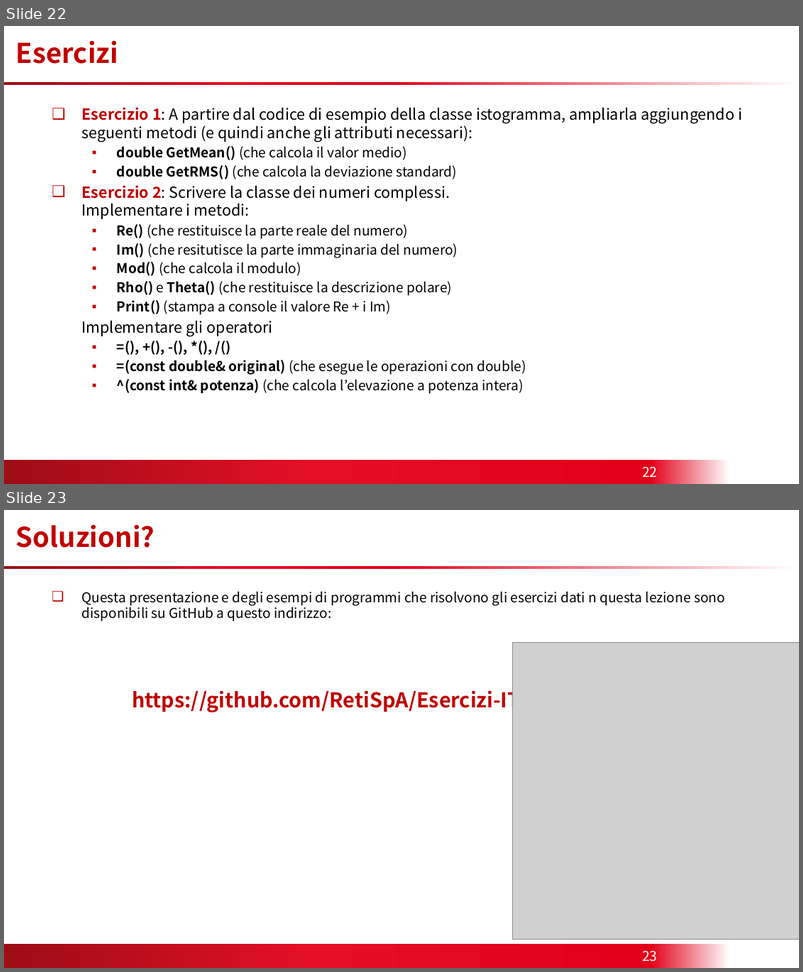
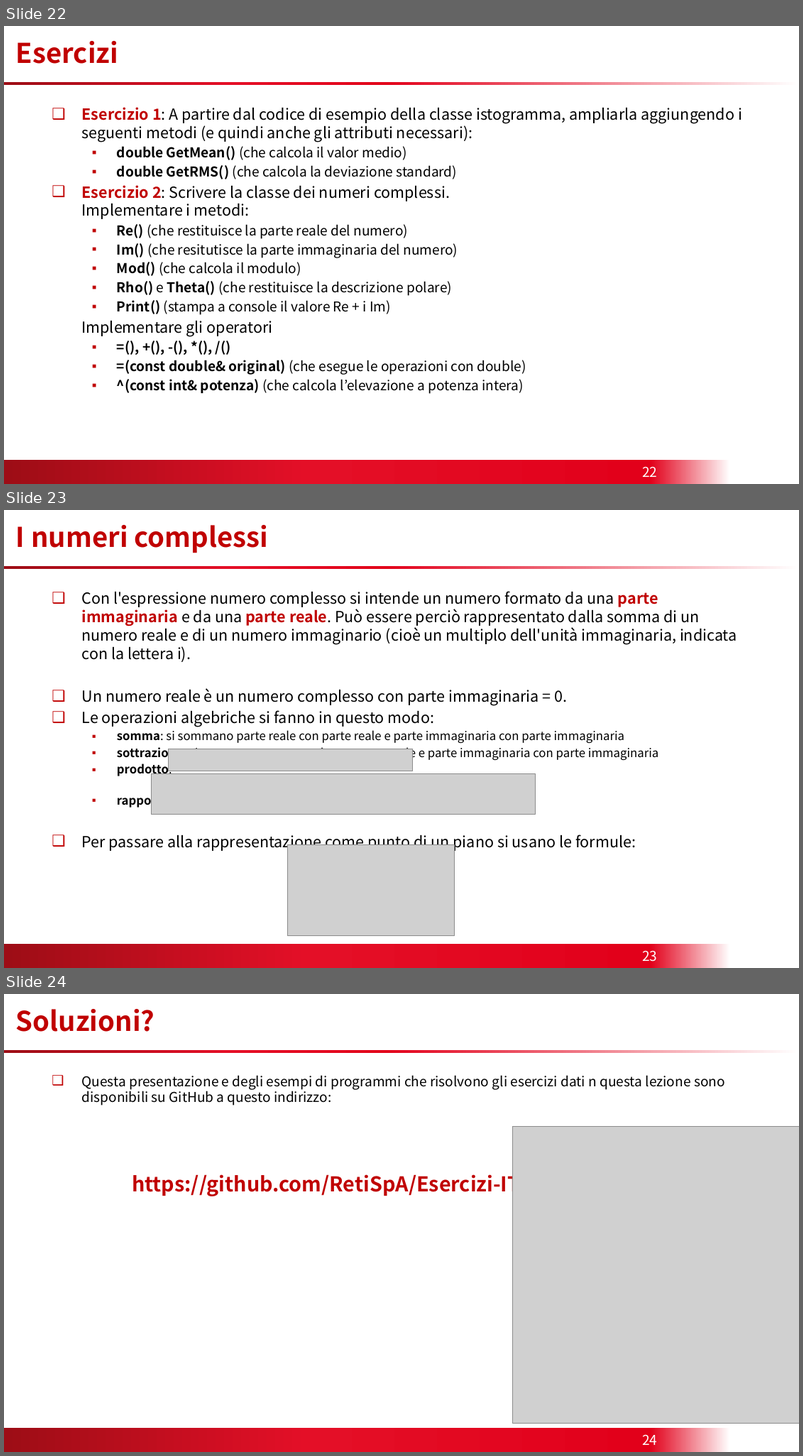
Before and after one commit to biancini/Esercizi-ITS, a slide deck: Programmazione ad Oggetti.pptx. Shown one above the other, each under a label of ours: slides 22 and 23 before the commit, slides 22, 23 and 24 after it. The pictures are 803x972 and 803x1456 pixels, drawn with LibreOffice and Linux fonts; fonts in the diff are those of the drawing; grey boxes stand for pictures; background and template pictures are left out. Boxes give left, top, right and bottom in pixels: in the first picture for what was removed or moved away, otherwise in the second. Text is boxed around its words. In the diff, an @@ line names an element or a change of style, - is before the commit and + after.

```diff
--- a/Programmazione ad Oggetti.pptx
+++ b/Programmazione ad Oggetti.pptx
@@ slide 23 added at bbox=[4, 510, 799, 968], background #FFFFFF; not listed: 2 template elements that a slide beside it also shows @@
@@ title added at bbox=[16, 525, 268, 553], 32 pt, text #C00000, bold @@
+I numeri complessi
@@ text added at bbox=[82, 591, 737, 851], 18 pt, text #000000 @@
+❑ Con l'espressione numero complesso si intende un numero formato da una parte immaginaria e da una parte reale. Può essere perciò rappresentato dalla somma di un numero reale e di un numero immaginario (cioè un multiplo dell'unità immaginaria, indicata con la lettera i).
+❑ Un numero reale è un numero complesso con parte immaginaria = 0.
+❑ Le operazioni algebriche si fanno in questo modo:
+  ▪ somma: si sommano parte reale con parte reale e parte immaginaria con parte immaginaria
+  ▪ sottrazione: si sottraggono parte reale con parte reale e parte immaginaria con parte immaginaria
+  ▪ prodotto:
+  ▪ rapporto:
+❑ Per passare alla rappresentazione come punto di un piano si usano le formule:
@@ picture added at bbox=[168, 749, 413, 771] @@
@@ picture added at bbox=[152, 774, 535, 815] @@
@@ picture added at bbox=[288, 845, 455, 935] @@
@@ page number added at bbox=[642, 950, 657, 962], 16 pt, text #FFFFFF @@
+23
@@ what was slide 23 is now slide 24 @@
@@ page number at bbox=[642, 1434, 657, 1445]: text changed @@
-23
+24
```
Also in this commit, not shown: 15 other files.
